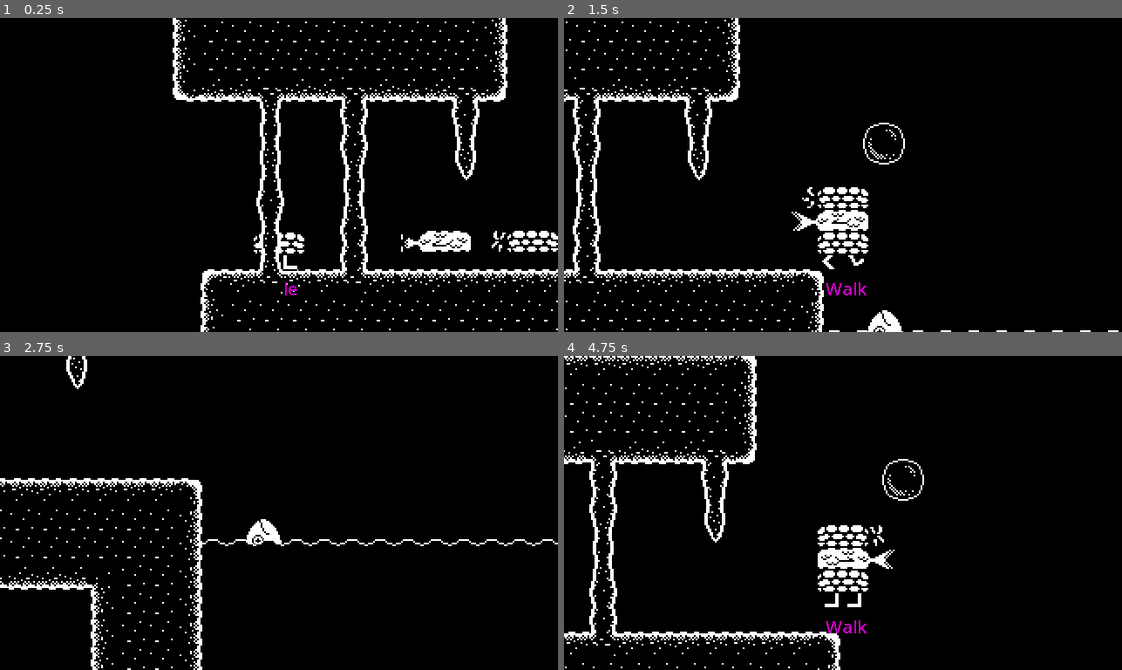
Above: before the commit, frames 1-4 (two rows, left to right).
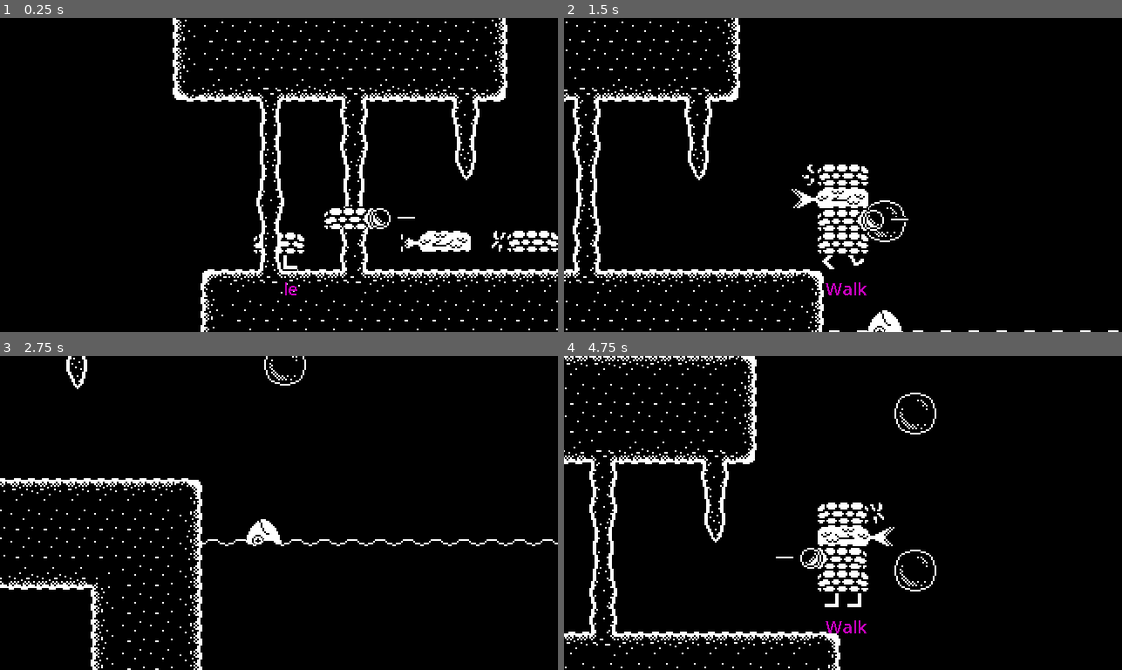
Above: after the commit, the same moments.

Repository: EricElMagenta/TowerSquared
Game: Godot game, scene res://world/sea_tower/sea_tower_1.tscn
The game is run twice, just before and just after one commit, with the same random seed, the same clock (stepped at 60 frames per second) and the same inputs.
Inputs (mouse positions are in pixels of both pictures, inside the frame that each line leads up to):
- Up to frame 1 (0.25 s): no input
- Up to frame 2 (1.5 s): move the mouse to (965, 159) at 0.52 s; hold D (right) from 0.53 s (still down); tap F (action) at 0.6 s; tap Space (jump) at 0.77, 1.07 s; right-click (965, 159) at 0.8 s; move the mouse to (731, 190) at 1.27 s; right-click (731, 190) at 1.35 s
- Up to frame 3 (2.75 s): tap Space (jump) at 1.52, 1.82 s; tap F (action) at 1.55, 2.1 s; move the mouse to (334, 443) at 2.02 s; release D (right) at 2.03 s; hold A (left) from 2.03 s (still down); right-click (334, 443) at 2.3 s
- Up to frame 4 (4.75 s): move the mouse to (815, 575) at 2.77 s; release A (left) at 2.78 s; hold D (right) 2.78-4.28 s; tap Tab (change_language) at 2.85 s; tap Space (jump) at 3.02, 3.32, 3.77, 4.07, 4.52 s; tap F (action) at 3.05, 4.55 s; move the mouse to (1010, 560) at 3.52 s; click (1010, 560) at 3.6 s; right-click (1010, 560) at 3.8 s; move the mouse to (675, 465) at 4.27 s; hold A (left) from 4.28 s (still down); right-click (675, 465) at 4.35 s

The runs differ from the first frame. In frame 1, 0.4% of the frame differs, in the area x 58-75%, y 60-68%; in frame 2, 1.4%; in frame 3, 0.1%; in frame 4, 1.7%, in the area x 37-67%, y 11-75%.

Commit message:
Agregado el piso para succionar burbujas, pero a veces no se succiona la burbuja. También se agregó otro enum a las bolas de pinchos para que se quedaran quietas.

Diff:
--- a/entities/enemies/enemy_fish.gd
+++ b/entities/enemies/enemy_fish.gd
@@ -1,4 +1,4 @@
-extends StaticBody2D
+extends Area2D
 
 const BUBBLE_ORIGIN_OFFSET = 12
 
@@ -11,16 +11,17 @@
 	MEDIUM,
 	STRONG
 }
-
 @export var selected_power = BOUNCEPOWER.LIGHT
 
+@onready var animated_sprite_2d = $AnimatedSprite2D
+@onready var bubble_timer = $BubbleTimer
+
 func _ready():
-	$AnimatedSprite2D.play("default")
-	$BubbleTimer.start()
+	animated_sprite_2d.play("default")
+	bubble_timer.start()
 
 func _physics_process(delta):
-	# Detecta al jugador constantemente
-	for body in $Hitbox.get_overlapping_bodies():
+	for body in get_overlapping_bodies():
 		if body.has_method("get_hit") && body.player_data.current_health > 0:
 			body.get_hit(damage)
 
@@ -29,7 +30,7 @@
 		spit_bubbles()
 
 func spit_bubbles():
-	$AnimatedSprite2D.play("spit")
+	animated_sprite_2d.play("spit")
 	can_spit_bubbles = false
 
 	var bubble_instance = bubble.instantiate()
@@ -39,7 +40,7 @@
 	add_child(bubble_instance)
 
 func _on_bubble_timer_timeout():
-	$AnimatedSprite2D.play("default")
+	animated_sprite_2d.play("default")
 	await get_tree().create_timer(2).timeout
 	can_spit_bubbles = true
-	$BubbleTimer.start()
+	bubble_timer.start()
--- a/entities/enemies/enemy_fish.tscn
+++ b/entities/enemies/enemy_fish.tscn
@@ -31,12 +31,11 @@
 "speed": 5.0
 }]
 
-[sub_resource type="RectangleShape2D" id="RectangleShape2D_xadfq"]
-size = Vector2(20, 18)
+[sub_resource type="RectangleShape2D" id="RectangleShape2D_rhdjd"]
 
-[node name="EnemyFish" type="StaticBody2D"]
+[node name="EnemyFish" type="Area2D"]
 collision_layer = 4
-collision_mask = 0
+collision_mask = 2
 script = ExtResource("1_pfr1f")
 bubble = ExtResource("2_88pul")
 
@@ -46,12 +45,8 @@
 [node name="BubbleTimer" type="Timer" parent="."]
 one_shot = true
 
-[node name="Hitbox" type="Area2D" parent="."]
-collision_layer = 0
-collision_mask = 2
-
-[node name="CollisionShape2D" type="CollisionShape2D" parent="Hitbox"]
-position = Vector2(0, 4)
-shape = SubResource("RectangleShape2D_xadfq")
+[node name="CollisionShape2D" type="CollisionShape2D" parent="."]
+position = Vector2(0, 5)
+shape = SubResource("RectangleShape2D_rhdjd")
 
 [connection signal="timeout" from="BubbleTimer" to="." method="_on_bubble_timer_timeout"]
--- a/entities/hazards/hazard_spike_ball.gd
+++ b/entities/hazards/hazard_spike_ball.gd
@@ -1,11 +1,12 @@
 extends Area2D
 
 enum MOVEMENT {
+	STILL,
 	HORIZONTAL,
 	VERTICAL,
 	CIRCLE
 }
-@export var selected_movement = MOVEMENT.HORIZONTAL
+@export var selected_movement = MOVEMENT.STILL
 
 @export var limit_left := 100
 @export var limit_right := -100
@@ -26,6 +27,9 @@
 
 func _physics_process(delta):
 	match selected_movement:
+		MOVEMENT.STILL:
+			position = initial_pos
+
 		MOVEMENT.HORIZONTAL:
 			if initial_pos.x - position.x < limit_right || initial_pos.x - position.x > limit_left: dir *= -1
 			position.x += dir * speed
--- a/entities/hazards/hazard_spike_ball.tscn
+++ b/entities/hazards/hazard_spike_ball.tscn
@@ -33,7 +33,6 @@
 collision_layer = 128
 collision_mask = 2
 script = ExtResource("1_wh8sd")
-selected_movement = 2
 radius = 50
 metadata/_edit_group_ = true
 
--- a/entities/objects/object_bubble.gd
+++ b/entities/objects/object_bubble.gd
@@ -1,17 +1,42 @@
 extends Area2D
 class_name Bubble
 
+# VARIABLES
 @export var bounce_multiplier : int
+var sucked_by: Floor = null
+var sucked = false
 var spawn_pos : Vector2
 
+const UP_SPEED = 0.5
 
+##################################### FUNCIONES PRINCIPALES ###############################
 func _ready():
 	global_position = spawn_pos
 	$AnimatedSprite2D.play("default")
 
 func _physics_process(delta):
-	position.y -= 1
-	position.x = sin(Time.get_ticks_msec()*delta*0.5)
+	if !sucked:
+		visible = true
+		position.y -= UP_SPEED
+		position.x += sin(Time.get_ticks_msec()*delta*0.5)
+
+	elif sucked && is_instance_valid(sucked_by):
+		visible = false
+		get_carried(sucked_by)
 
 func make_player_bounce() -> float:
 	return bounce_multiplier
+
+func get_sucked(sucker:Floor) -> void:
+	sucked = true
+	sucked_by = sucker
+
+func get_unsucked(sucker:Floor) -> void:
+	var bubble_position_offset = Vector2(sucker.BUBBLE_OFFSET * sucker.player.dir, 0)
+	sucked = false
+	sucked_by = null
+	global_position = sucker.global_position + bubble_position_offset
+
+func get_carried(sucker:Floor) -> void:
+	var bubble_position_offset = Vector2(sucker.BUBBLE_OFFSET * sucker.player.dir, 0)
+	global_position = sucker.global_position + bubble_position_offset
--- a/entities/objects/object_bubble.tscn
+++ b/entities/objects/object_bubble.tscn
@@ -42,7 +42,10 @@
 "speed": 5.0
 }]
 
-[node name="ObjectBubble" type="Area2D"]
+[sub_resource type="CircleShape2D" id="CircleShape2D_ppbw1"]
+radius = 13.0384
+
+[node name="ObjectBubble" type="Area2D" groups=["suckeable"]]
 collision_layer = 32
 collision_mask = 2
 script = ExtResource("1_7s7ha")
@@ -56,3 +59,11 @@
 sprite_frames = SubResource("SpriteFrames_vl6qk")
 frame = 3
 frame_progress = 1.0
+
+[node name="SuckeableArea" type="Area2D" parent="."]
+collision_layer = 32
+collision_mask = 0
+
+[node name="CollisionShape2D" type="CollisionShape2D" parent="SuckeableArea"]
+shape = SubResource("CircleShape2D_ppbw1")
+debug_color = Color(0.571478, 0.420575, 0.927591, 0.42)
--- a/entities/player/floor_manager.gd
+++ b/entities/player/floor_manager.gd
@@ -112,6 +112,9 @@
 	if new_floor.name.to_lower() == "PlayerFishFloor".to_lower():
 		new_floor.position.x -= 7.5 * player.dir
 
+	if new_floor.name.to_lower() == "PlayerSuckFloor".to_lower():
+		new_floor.position.x += 11.5 * player.dir
+
 # EXPLOTA A TODOS LOS PISOS
 func explode() -> void:
 	AudioManager.play_explosion()
--- a/entities/player/floors/player_arm_floor.gd
+++ b/entities/player/floors/player_arm_floor.gd
@@ -12,7 +12,6 @@
 	player.stop_action.connect(drop_object)
 
 func _physics_process(delta):
-
 	# SI NO TIENE NADA, VUELVE A LA ANIMACIÓN NORMAL
 	if !grabbed_item:
 		animated_sprite_2d.play("idle")
--- /dev/null
+++ b/entities/player/floors/player_suck_floor.gd
@@ -0,0 +1,42 @@
+extends Floor
+
+@onready var suck_area = $SuckArea
+@onready var animated_sprite_2d = $AnimatedSprite2D
+
+var sucked_bubble:Area2D
+const BUBBLE_OFFSET = 40
+
+func _ready():
+	animated_sprite_2d.play("idle")
+	player.change_direction.connect(change_direction)
+	player.action.connect(suck_bubble)
+	player.stop_action.connect(unsuck_bubble)
+
+func change_direction():
+	if scale.x != player.dir:
+		position.x += 24 * player.dir
+		scale.x = player.dir
+
+# SUCCIONA BURBUJAS
+func suck_bubble() -> void:
+	for area in suck_area.get_overlapping_areas():
+		if !sucked_bubble &&  area.name.to_lower() == "SuckeableArea".to_lower():
+			sucked_bubble = area.get_parent()
+			sucked_bubble.get_sucked(self)
+			animated_sprite_2d.play("suck")
+			AudioManager.play_grab_object()
+			return
+
+		else:
+			AudioManager.play_inavlid_action()
+			return
+
+func unsuck_bubble() -> void:
+	if is_instance_valid(sucked_bubble):
+		sucked_bubble.get_unsucked(self)
+		sucked_bubble = null
+		animated_sprite_2d.play("idle")
+		AudioManager.play_drop_object()
+
+	else:
+		AudioManager.play_inavlid_action()
--- /dev/null
+++ b/entities/player/floors/player_suck_floor.tscn
@@ -0,0 +1,59 @@
+[gd_scene load_steps=8 format=3 uid="uid://ba7i1548q7y8j"]
+
+[ext_resource type="Script" path="res://entities/player/floors/player_suck_floor.gd" id="1_41ndn"]
+[ext_resource type="Texture2D" uid="uid://iosw3fkr3s8o" path="res://assets/power-ups/suck_floor.png" id="2_acipx"]
+
+[sub_resource type="AtlasTexture" id="AtlasTexture_lsutw"]
+atlas = ExtResource("2_acipx")
+region = Rect2(0, 0, 54, 14)
+
+[sub_resource type="AtlasTexture" id="AtlasTexture_iyndc"]
+atlas = ExtResource("2_acipx")
+region = Rect2(54, 0, 54, 14)
+
+[sub_resource type="SpriteFrames" id="SpriteFrames_me0sh"]
+animations = [{
+"frames": [{
+"duration": 1.0,
+"texture": SubResource("AtlasTexture_lsutw")
+}],
+"loop": true,
+"name": &"idle",
+"speed": 5.0
+}, {
+"frames": [{
+"duration": 1.0,
+"texture": SubResource("AtlasTexture_iyndc")
+}],
+"loop": true,
+"name": &"suck",
+"speed": 5.0
+}]
+
+[sub_resource type="RectangleShape2D" id="RectangleShape2D_8wye0"]
+size = Vector2(39, 13)
+
+[sub_resource type="RectangleShape2D" id="RectangleShape2D_0yor2"]
+size = Vector2(22.5, 12.5)
+
+[node name="PlayerSuckFloor" type="CharacterBody2D" groups=["PlayerFloors"]]
+collision_layer = 2
+collision_mask = 5
+script = ExtResource("1_41ndn")
+
+[node name="AnimatedSprite2D" type="AnimatedSprite2D" parent="."]
+sprite_frames = SubResource("SpriteFrames_me0sh")
+animation = &"idle"
+
+[node name="CollisionShape2D" type="CollisionShape2D" parent="."]
+position = Vector2(-7.5, -0.5)
+shape = SubResource("RectangleShape2D_8wye0")
+
+[node name="SuckArea" type="Area2D" parent="."]
+collision_layer = 0
+collision_mask = 32
+
+[node name="CollisionShape2D" type="CollisionShape2D" parent="SuckArea"]
+position = Vector2(23.75, -0.25)
+shape = SubResource("RectangleShape2D_0yor2")
+debug_color = Color(1, 0.9675, 0.35, 0.419608)
--- a/entities/player/player_resources/floor_count_data.gd
+++ b/entities/player/player_resources/floor_count_data.gd
@@ -17,4 +17,5 @@
 	"fish_floor":0,
 	"propeller_floor":0,
 	"winged_floor":0,
+	"suck_floor":0
 }
--- /dev/null
+++ b/entities/power-up/floor_suck_item.gd
@@ -0,0 +1,10 @@
+extends Area2D
+
+signal got_floor
+
+var floor_type = "player_suck_floor"
+
+func _on_body_entered(body):
+	if body is Player:
+		got_floor.emit(floor_type)
+		queue_free()
--- /dev/null
+++ b/entities/power-up/floor_suck_item.tscn
@@ -0,0 +1,49 @@
+[gd_scene load_steps=7 format=3 uid="uid://dvyvxa3c4tnn4"]
+
+[ext_resource type="Script" path="res://entities/power-up/floor_suck_item.gd" id="1_ye3te"]
+[ext_resource type="Texture2D" uid="uid://iosw3fkr3s8o" path="res://assets/power-ups/suck_floor.png" id="2_fh8sc"]
+
+[sub_resource type="AtlasTexture" id="AtlasTexture_lsutw"]
+atlas = ExtResource("2_fh8sc")
+region = Rect2(0, 0, 54, 14)
+
+[sub_resource type="AtlasTexture" id="AtlasTexture_iyndc"]
+atlas = ExtResource("2_fh8sc")
+region = Rect2(54, 0, 54, 14)
+
+[sub_resource type="SpriteFrames" id="SpriteFrames_ajptj"]
+animations = [{
+"frames": [{
+"duration": 1.0,
+"texture": SubResource("AtlasTexture_lsutw")
+}],
+"loop": true,
+"name": &"idle",
+"speed": 5.0
+}, {
+"frames": [{
+"duration": 1.0,
+"texture": SubResource("AtlasTexture_iyndc")
+}],
+"loop": true,
+"name": &"suck",
+"speed": 5.0
+}]
+
+[sub_resource type="RectangleShape2D" id="RectangleShape2D_ebim3"]
+size = Vector2(39, 13)
+
+[node name="FloorSuckItem" type="Area2D" groups=["FloorItems"]]
+collision_layer = 8
+collision_mask = 2
+script = ExtResource("1_ye3te")
+
+[node name="AnimatedSprite2D" type="AnimatedSprite2D" parent="."]
+sprite_frames = SubResource("SpriteFrames_ajptj")
+animation = &"idle"
+
+[node name="CollisionShape2D" type="CollisionShape2D" parent="."]
+position = Vector2(-7.5, -0.5)
+shape = SubResource("RectangleShape2D_ebim3")
+
+[connection signal="body_entered" from="." to="." method="_on_body_entered"]
--- a/states/fall.gd
+++ b/states/fall.gd
@@ -32,6 +32,12 @@
 	# SOLTAR COSAS SI TIENE BRAZOS
 	if parent.get_floor_count("arm_floor") && Input.is_action_just_pressed(parent.actions.stop_action): parent.stop_action.emit()
 
+	# SUCKEAR BURBUJAS
+	if parent.get_floor_count("suck_floor") && Input.is_action_just_pressed(parent.actions.action): parent.action.emit()
+
+	# DESSUCKEAR BURBUJAS
+	if parent.get_floor_count("suck_floor") && Input.is_action_just_pressed(parent.actions.stop_action): parent.stop_action.emit()
+
 	# MORIRSE AL QUEDARSE SIN VIDA
 	if parent.player_data.current_health <= 0:
 		state_transition.emit(self, "Dead")
--- a/states/idle.gd
+++ b/states/idle.gd
@@ -40,6 +40,12 @@
 	# SOLTAR COSAS SI TIENE BRAZOS
 	if parent.get_floor_count("arm_floor") && Input.is_action_just_pressed(parent.actions.stop_action): parent.stop_action.emit()
 
+	# SUCKEAR BURBUJAS
+	if parent.get_floor_count("suck_floor") && Input.is_action_just_pressed(parent.actions.action): parent.action.emit()
+
+	# DESSUCKEAR BURBUJAS
+	if parent.get_floor_count("suck_floor") && Input.is_action_just_pressed(parent.actions.stop_action): parent.stop_action.emit()
+
 
 	# OCULTA PROMPT PARA HABLAR
 	if len(parent.dialogue_area.get_overlapping_areas()) < 1:
--- a/states/jump.gd
+++ b/states/jump.gd
@@ -35,6 +35,12 @@
 	# SOLTAR COSAS SI TIENE BRAZOS
 	if parent.get_floor_count("arm_floor") && Input.is_action_just_pressed(parent.actions.stop_action): parent.stop_action.emit()
 
+	# SUCKEAR BURBUJAS
+	if parent.get_floor_count("suck_floor") && Input.is_action_just_pressed(parent.actions.action): parent.action.emit()
+
+	# DESSUCKEAR BURBUJAS
+	if parent.get_floor_count("suck_floor") && Input.is_action_just_pressed(parent.actions.stop_action): parent.stop_action.emit()
+
 	# MORIRSE AL QUEDARSE SIN VIDA
 	if parent.player_data.current_health <= 0:
 		state_transition.emit(self, "Dead")
--- a/states/walk.gd
+++ b/states/walk.gd
@@ -40,6 +40,12 @@
 	# SOLTAR COSAS SI TIENE BRAZOS
 	if parent.get_floor_count("arm_floor") && Input.is_action_just_pressed(parent.actions.stop_action): parent.stop_action.emit()
 
+	# SUCKEAR BURBUJAS
+	if parent.get_floor_count("suck_floor") && Input.is_action_just_pressed(parent.actions.action): parent.action.emit()
+
+	# DESSUCKEAR BURBUJAS
+	if parent.get_floor_count("suck_floor") && Input.is_action_just_pressed(parent.actions.stop_action): parent.stop_action.emit()
+
 	# OCULTA PROMPT PARA HABLAR
 	if len(parent.dialogue_area.get_overlapping_areas()) < 1:
 		parent.talk_prompt.visible = false
--- a/world/sea_tower/sea_tower_1.tscn
+++ b/world/sea_tower/sea_tower_1.tscn
@@ -7,6 +7,7 @@
 [ext_resource type="PackedScene" uid="uid://d2y32x8qrwrp8" path="res://entities/power-up/floor_normal_item.tscn" id="4_vlry3"]
 [ext_resource type="PackedScene" uid="uid://di5fmk4ynuowm" path="res://world/misc/water_area.tscn" id="5_l5rxf"]
 [ext_resource type="PackedScene" uid="uid://dwlel8jemp12v" path="res://entities/power-up/floor_propeller_item.tscn" id="7_vxopx"]
+[ext_resource type="PackedScene" uid="uid://dvyvxa3c4tnn4" path="res://entities/power-up/floor_suck_item.tscn" id="10_46qpd"]
 [ext_resource type="PackedScene" uid="uid://cbsdbbg6qtqms" path="res://entities/power-up/floor_fish_item.tscn" id="10_yhucb"]
 [ext_resource type="PackedScene" uid="uid://s8ts0x6tcnmb" path="res://entities/enemies/enemy_fish.tscn" id="11_i3jf5"]
 
@@ -19,7 +20,6 @@
 
 [node name="EnemyFish" parent="." instance=ExtResource("11_i3jf5")]
 position = Vector2(163, 61)
-selected_power = 2
 
 [node name="WaterTileMap" parent="." instance=ExtResource("2_8w1gf")]
 tile_map_data = PackedByteArray("AAAXABEAAgAHAAwAAAAXABAAAgAHAAsAAAAXAA8AAgAHAAsAAAAXAA4AAgAHAAsAAAAXAA0AAgAHAAsAAAAXAA …(4400 unchanged characters)…
@@ -58,3 +58,6 @@
 
 [node name="FloorFishItem3" parent="." instance=ExtResource("10_yhucb")]
 position = Vector2(478, 6)
+
+[node name="FloorSuckItem" parent="." instance=ExtResource("10_46qpd")]
+position = Vector2(1, 3)
Binary file added: assets/power-ups/suck_floor.png
Not shown, added: assets/power-ups/suck_floor.png.import
Not shown: 1 places in entities/objects/object_bubble.tscn that only renumber resources
Not shown: 1 places in world/sea_tower/sea_tower_1.tscn that only renumber resources
